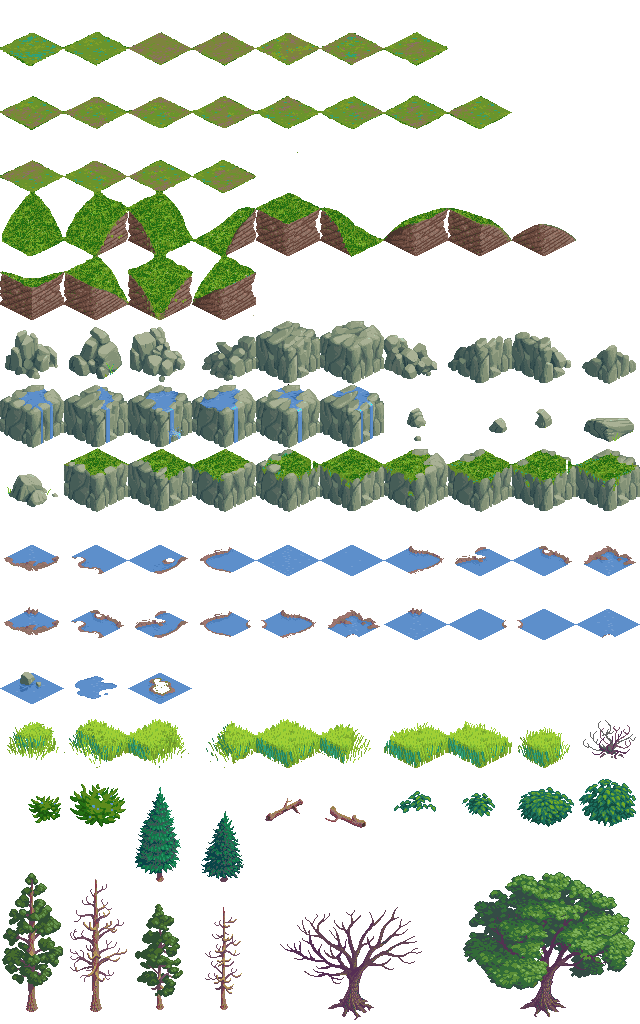
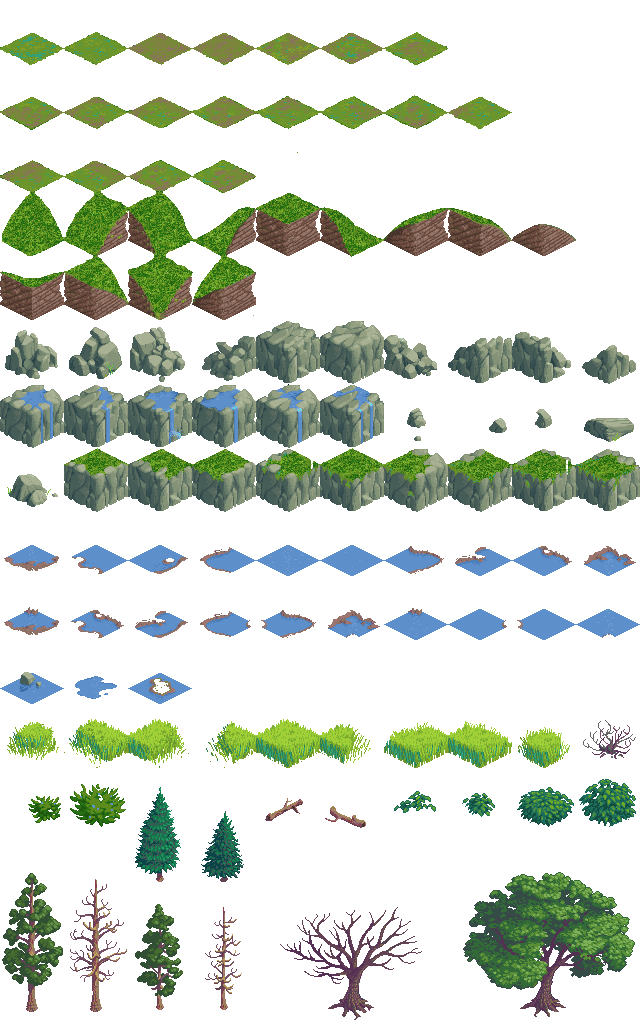
Before/after of a 640 x 1024 layered artwork. What changed in the layer stack:
painted on "Grass" over (x1=3, y1=32, x2=502, y2=128)
